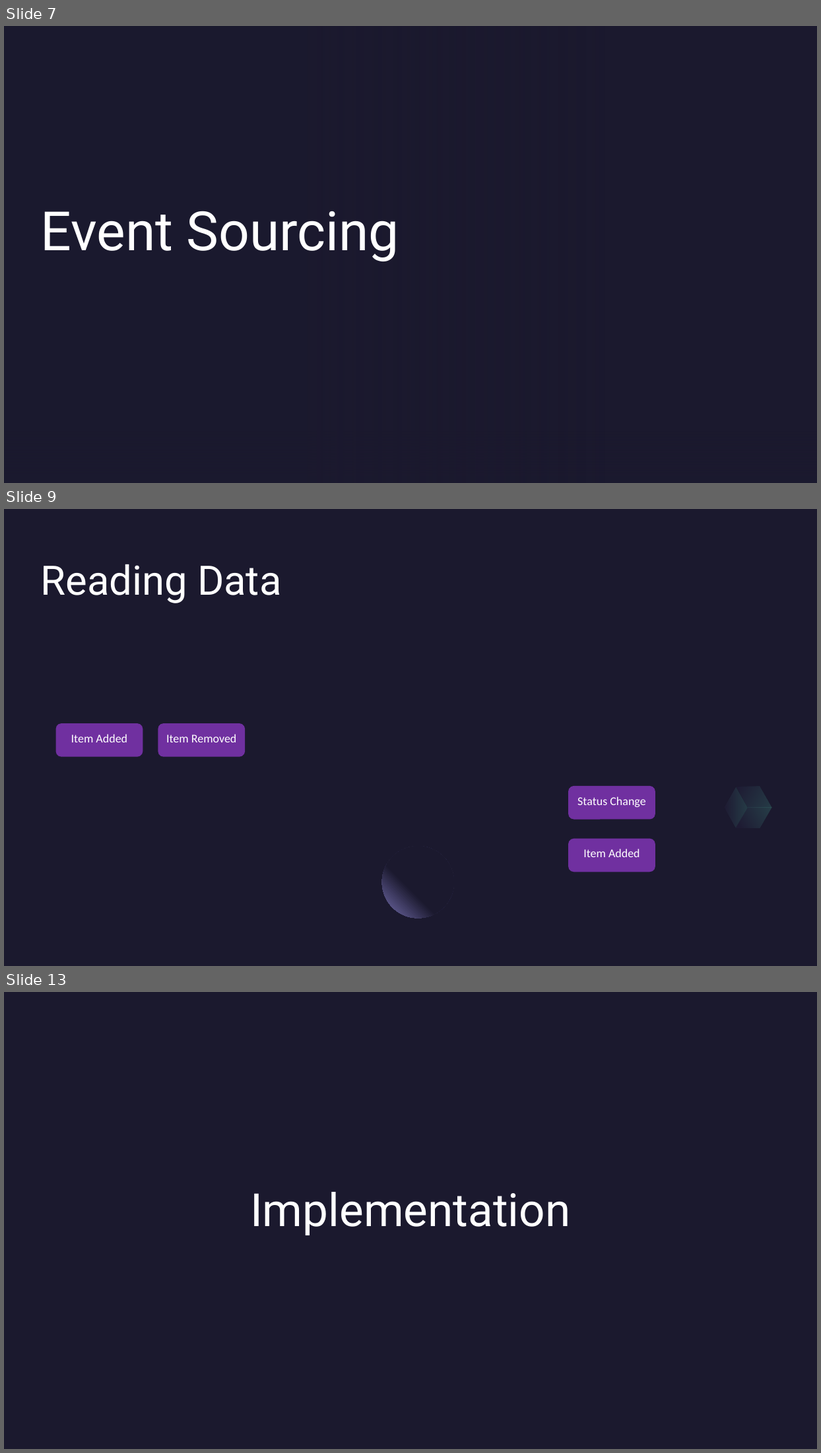
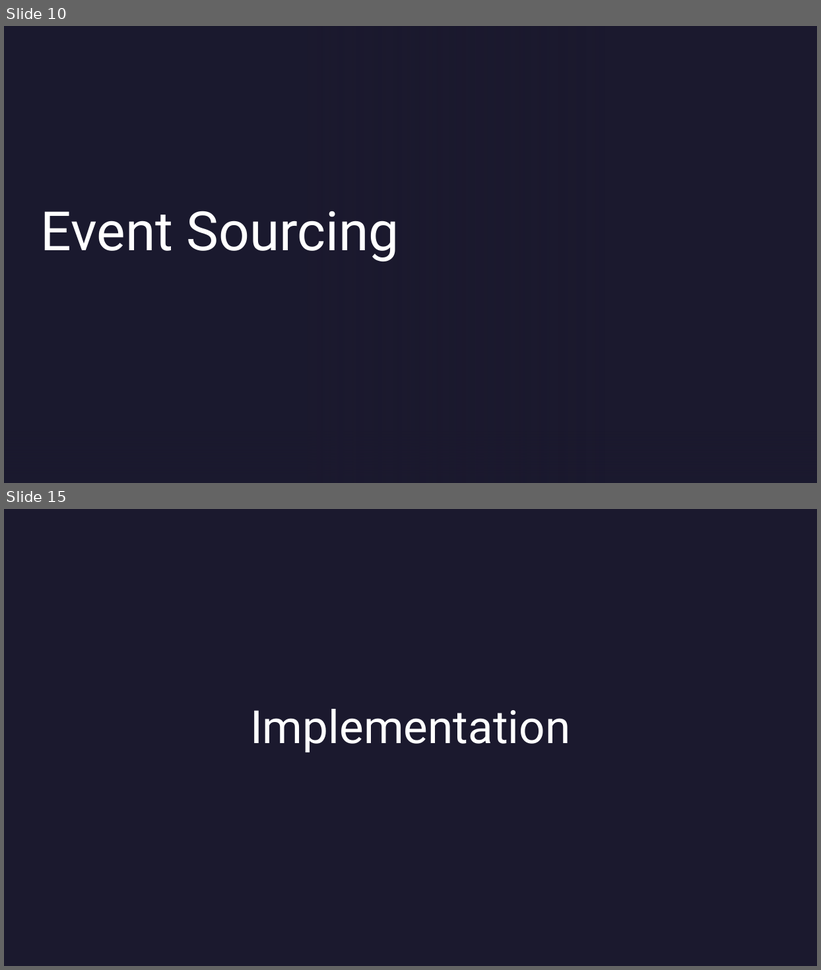
Before and after one commit to reyno120/event-sourcing-in-azure, a slide deck: DDD & Event Sourcing.pptx. Shown one above the other, each under a label of ours: slides 7, 9 and 13 before the commit, slides 10 and 15 after it; the slides between them are not shown. The pictures are 821x1453 and 821x970 pixels, drawn with LibreOffice and Linux fonts; fonts in the diff are those of the drawing; background and template pictures are left out. Boxes give left, top, right and bottom in pixels: in the first picture for what was removed or moved away, otherwise in the second. Text is boxed around its words. In the diff, an @@ line names an element or a change of style, - is before the commit and + after.

```diff
--- a/DDD & Event Sourcing.pptx
+++ b/DDD & Event Sourcing.pptx
@@ slide 9 removed at <box>4,509,817,966</box>, background #1B192E @@
@@ text removed at <box>41,564,281,603</box> @@
-Reading Data
@@ rounded rectangle removed at <box>56,723,143,757</box> @@
@@ rounded rectangle removed at <box>158,723,246,757</box> @@
@@ text removed at <box>71,734,127,743</box> @@
-Item Added
@@ text removed at <box>166,734,237,743</box> @@
-Item Removed
@@ freeform shape removed at <box>730,776,778,819</box> @@
@@ rounded rectangle removed at <box>568,786,655,819</box> @@
@@ text removed at <box>578,797,646,807</box> @@
-Status Change
@@ freeform shape removed at <box>719,787,754,828</box> @@
@@ freeform shape removed at <box>736,797,772,839</box> @@
@@ rounded rectangle removed at <box>568,839,655,873</box> @@
@@ ellipse removed at <box>382,846,454,918</box> @@
@@ text removed at <box>583,849,640,857</box> @@
-Item Added
@@ what was slide 7 is now slide 10 @@
@@ what was slide 13 is now slide 15 @@
```
Also in this commit, not shown: 8 slides changed, 5 slides added, 2 other slides removed, 6 other files.
